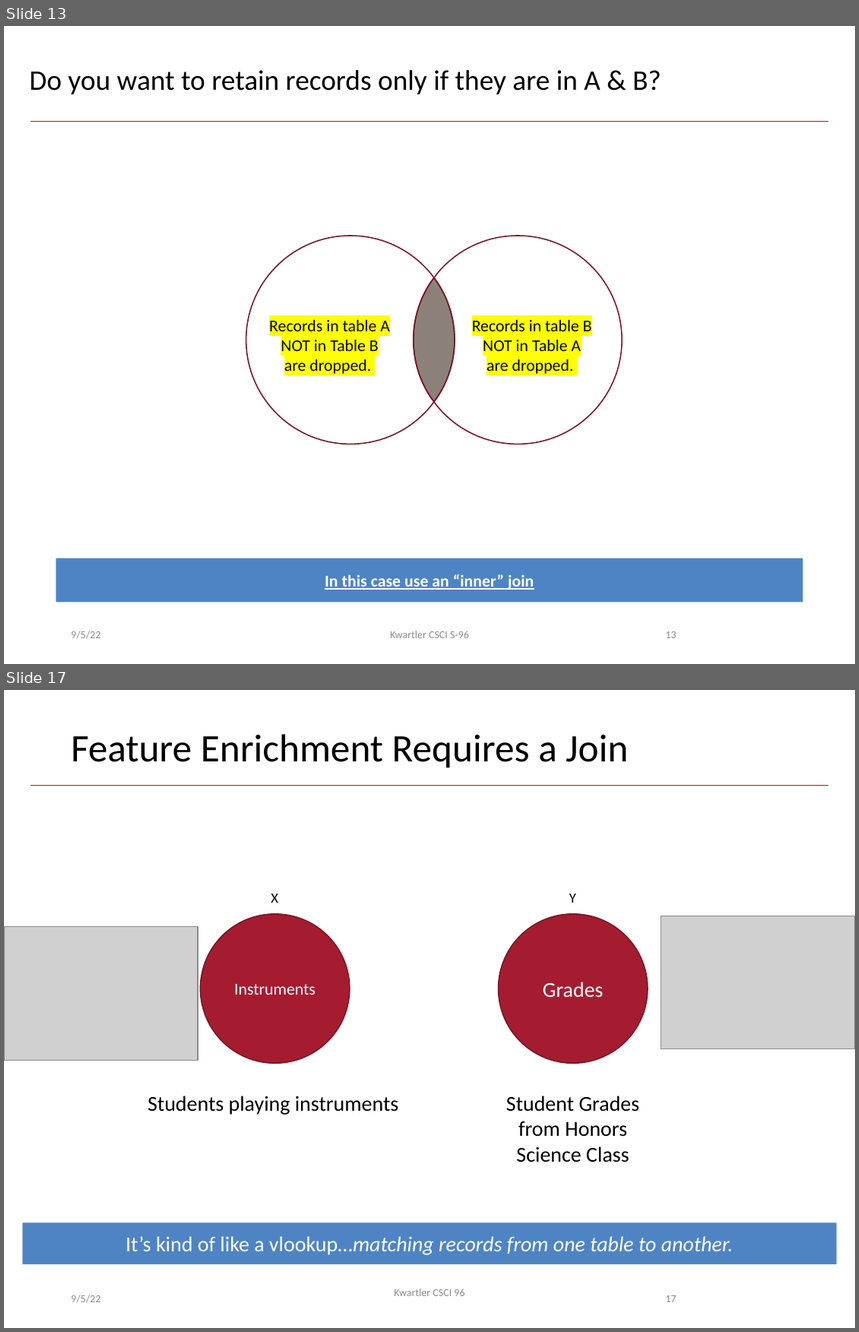
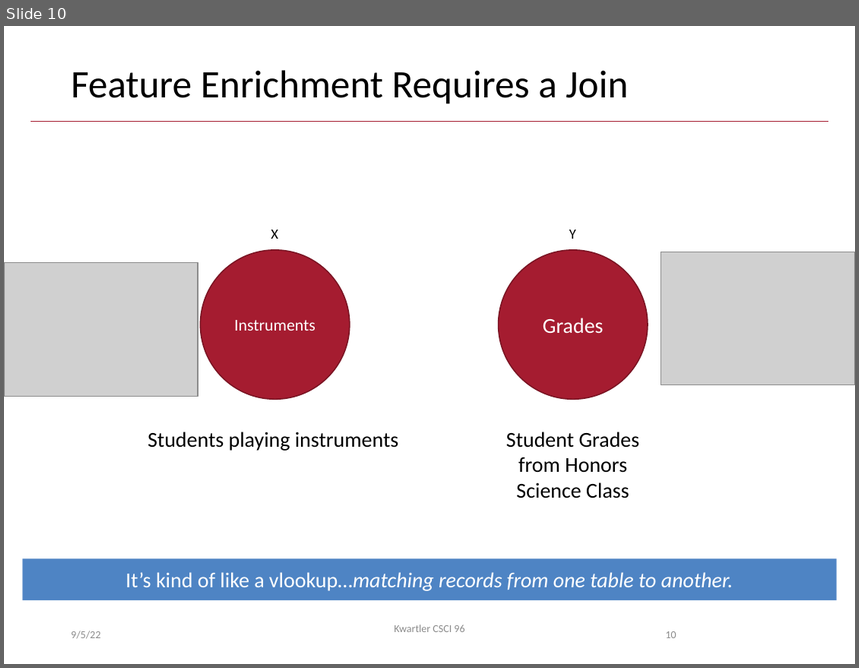
Before and after one commit to kwartler/Harvard_DataMining_Business_Student, a slide deck: Lessons/C_DM_Workflow_R_Viz/A_R_Classes_Joins.pptx. Shown one above the other, each under a label of ours: slides 13 and 17 before the commit, slide 10 after it; the slides between them are not shown. The pictures are 859x1332 and 859x668 pixels, drawn with LibreOffice and Linux fonts; fonts in the diff are those of the drawing; grey boxes stand for pictures; background and template pictures are left out. Boxes give left, top, right and bottom in pixels: in the first picture for what was removed or moved away, otherwise in the second. Text is boxed around its words. In the diff, an @@ line names an element or a change of style, - is before the commit and + after.

```diff
--- a/Lessons/C_DM_Workflow_R_Viz/A_R_Classes_Joins.pptx
+++ b/Lessons/C_DM_Workflow_R_Viz/A_R_Classes_Joins.pptx
@@ slide 13 removed at bbox=[4, 26, 855, 664], background #FFFFFF; not listed: 1 template element that a slide beside it also shows @@
@@ title removed at bbox=[29, 70, 661, 94] @@
-Do you want to retain records only if they are in A & B?
@@ freeform shape removed at bbox=[246, 236, 435, 444] @@
@@ freeform shape removed at bbox=[434, 236, 622, 444] @@
@@ freeform shape removed at bbox=[414, 278, 454, 402] @@
@@ text removed at bbox=[269, 320, 390, 376] @@
-Records in table A NOT in Table B are dropped.
@@ text removed at bbox=[472, 320, 592, 376] @@
-Records in table B NOT in Table A are dropped.
@@ rectangle removed at bbox=[56, 559, 804, 602] @@
-In this case use an “inner” join
@@ text removed at bbox=[71, 631, 101, 639] @@
-9/5/22
@@ text removed at bbox=[390, 631, 469, 639] @@
-Kwartler CSCI S-96
@@ page number removed at bbox=[666, 632, 677, 639] @@
-13
@@ what was slide 17 is now slide 10 @@
@@ page number at bbox=[666, 632, 677, 639]: text changed @@
-17
+10
```
Also in this commit, not shown: 6 other slides removed, 8 other files.
